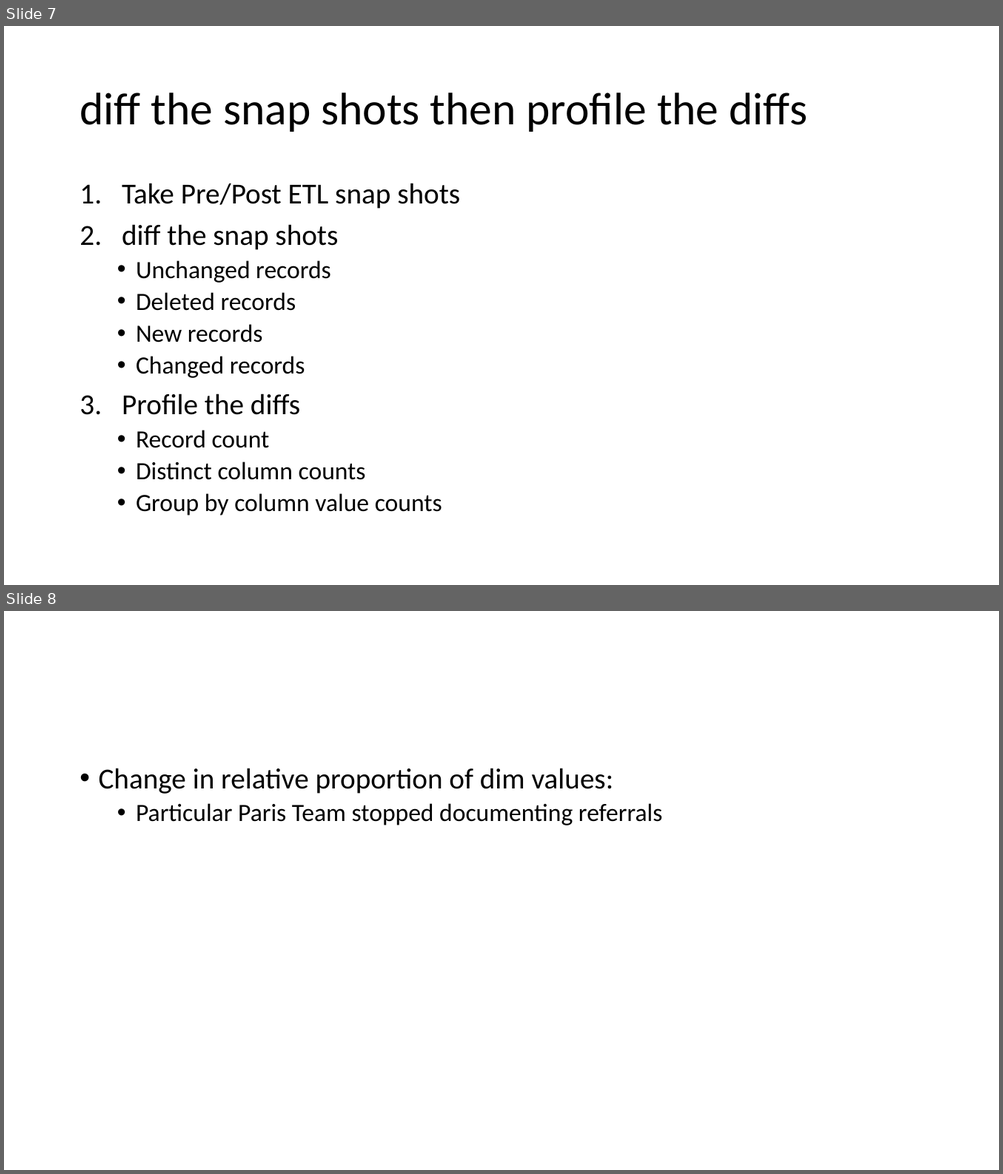
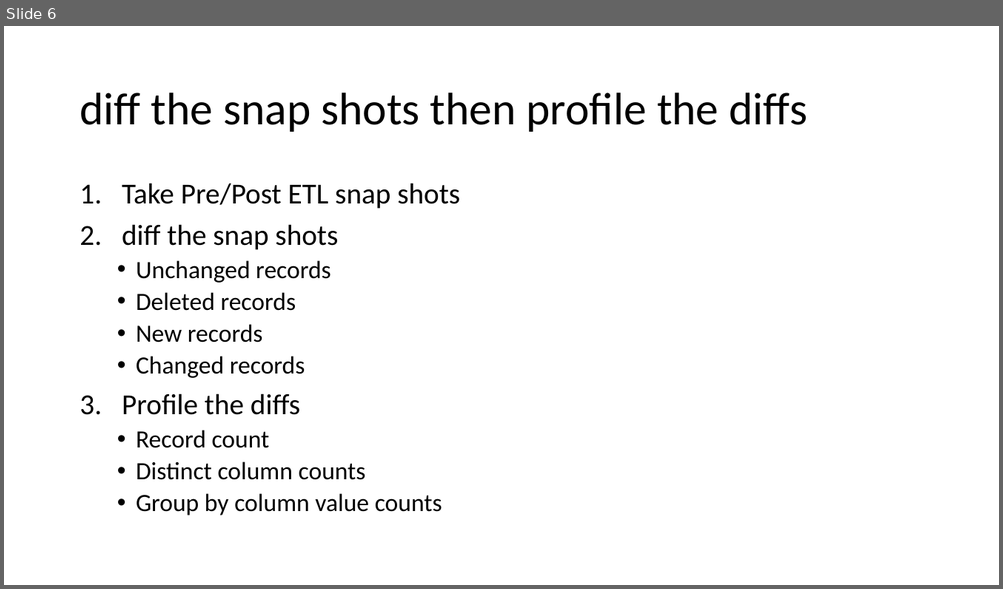
Before and after one commit to VCHDecisionSupport/MsSqlAutoTest, a slide deck: Documentation/AutoTest DevsPresentation.pptx. Shown one above the other, each under a label of ours: slides 7 and 8 before the commit, slide 6 after it. The pictures are 1003x1174 and 1003x589 pixels, drawn with LibreOffice and Linux fonts; fonts in the diff are those of the drawing. Boxes give left, top, right and bottom in pixels: in the first picture for what was removed or moved away, otherwise in the second. Text is boxed around its words. In the diff, an @@ line names an element or a change of style, - is before the commit and + after.

```diff
--- a/Documentation/AutoTest DevsPresentation.pptx
+++ b/Documentation/AutoTest DevsPresentation.pptx
@@ slide 8 removed at [4,611,999,1170], background #FFFFFF @@
@@ text removed at [99,768,662,826] @@
-• Change in relative proportion of dim values:
-  • Particular Paris Team stopped documenting referrals
@@ what was slide 7 is now slide 6 @@
```
Also in this commit, not shown: 3 slides changed, 1 other slide removed, 7 other files.
